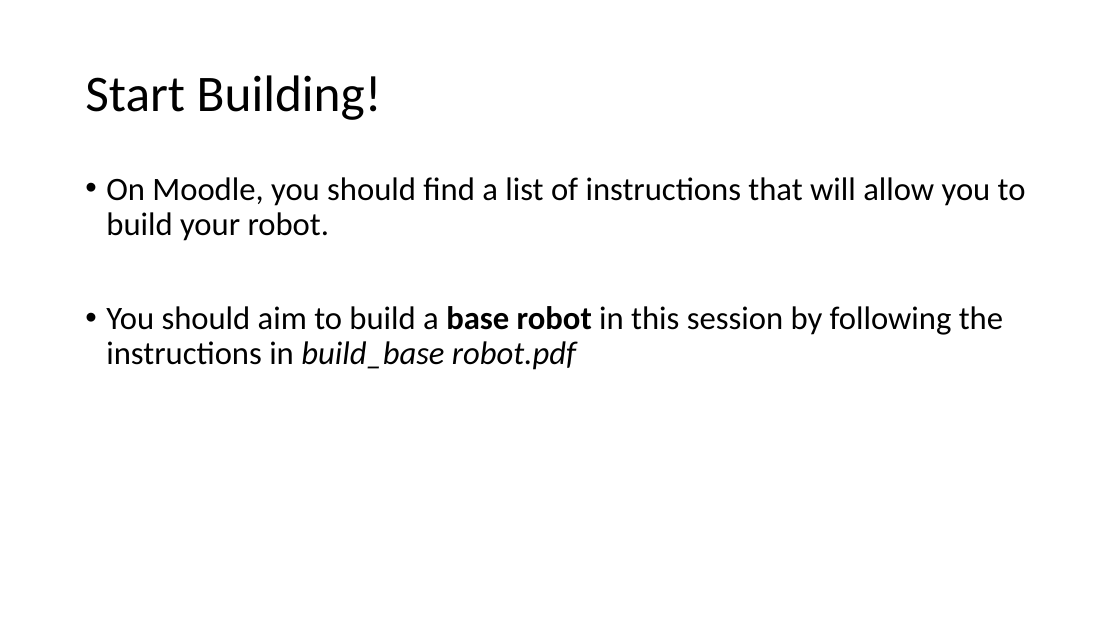
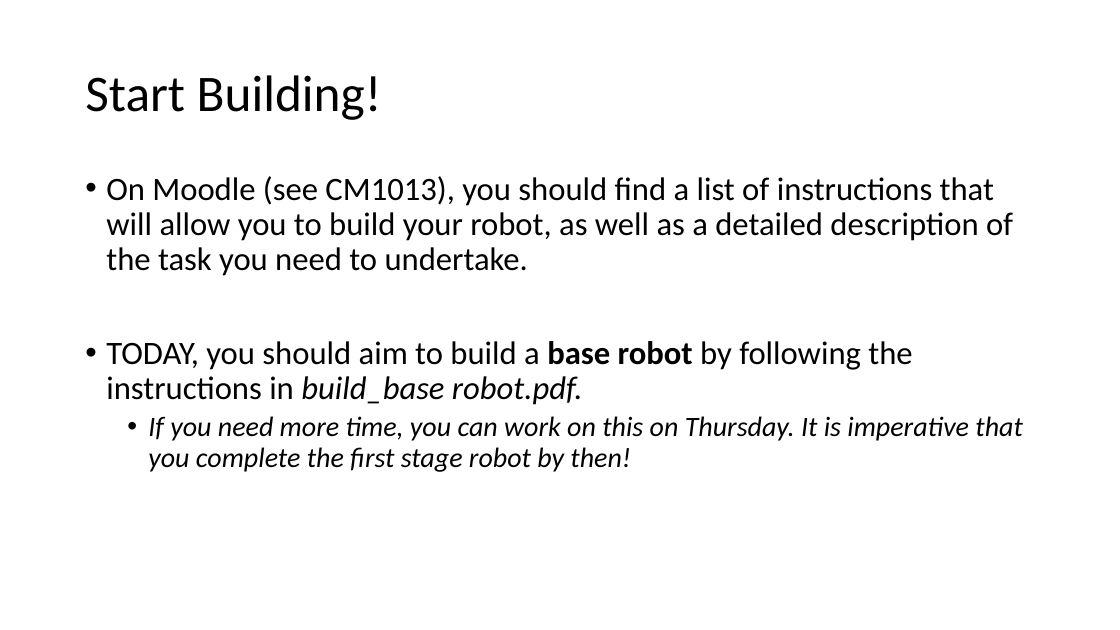
Before and after one commit to Falmouth-Games-Academy/lego-space-challenge, a slide deck: slide 6 of LEGO slides 1.pptx. Drawn at 1120x630 pixels with LibreOffice and Linux fonts; fonts in the diff are those of the drawing. Boxes give left, top, right and bottom in pixels: in the first picture for what was removed or moved away, otherwise in the second. Text is boxed around its words. In the diff, an @@ line names an element or a change of style, - is before the commit and + after.

Commit message:
Add files via upload
updated slides

```diff
--- a/LEGO slides 1.pptx
+++ b/LEGO slides 1.pptx
@@ text at <box>106,176,1023,472</box>: text changed @@
-• On Moodle, you should find a list of instructions that will allow you to build your robot.
-• You should aim to build a base robot in this session by following the instructions in build_base robot.pdf
+• On Moodle (see CM1013), you should find a list of instructions that will allow you to build your robot, as well as a detailed description of the task you need to undertake.
+• TODAY, you should aim to build a base robot by following the instructions in build_base robot.pdf.
+  • If you need more time, you can work on this on Thursday. It is imperative that you complete the first stage robot by then!
```
Also in this commit, not shown: 4 other slides changed, 1 slide added.
